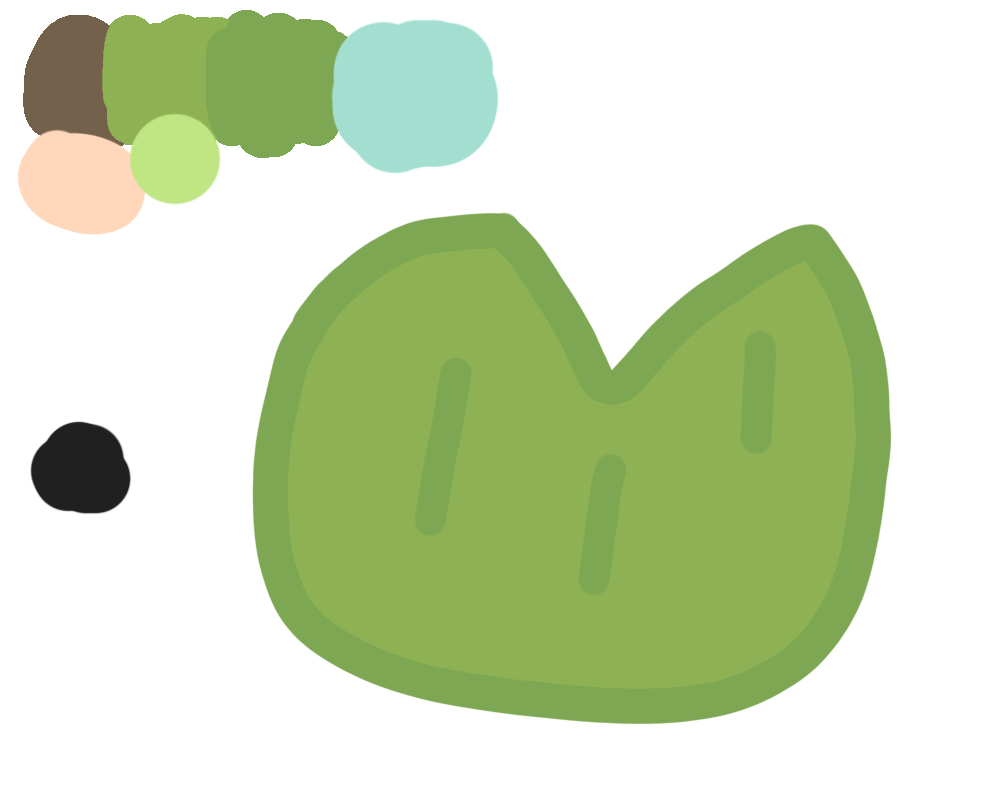
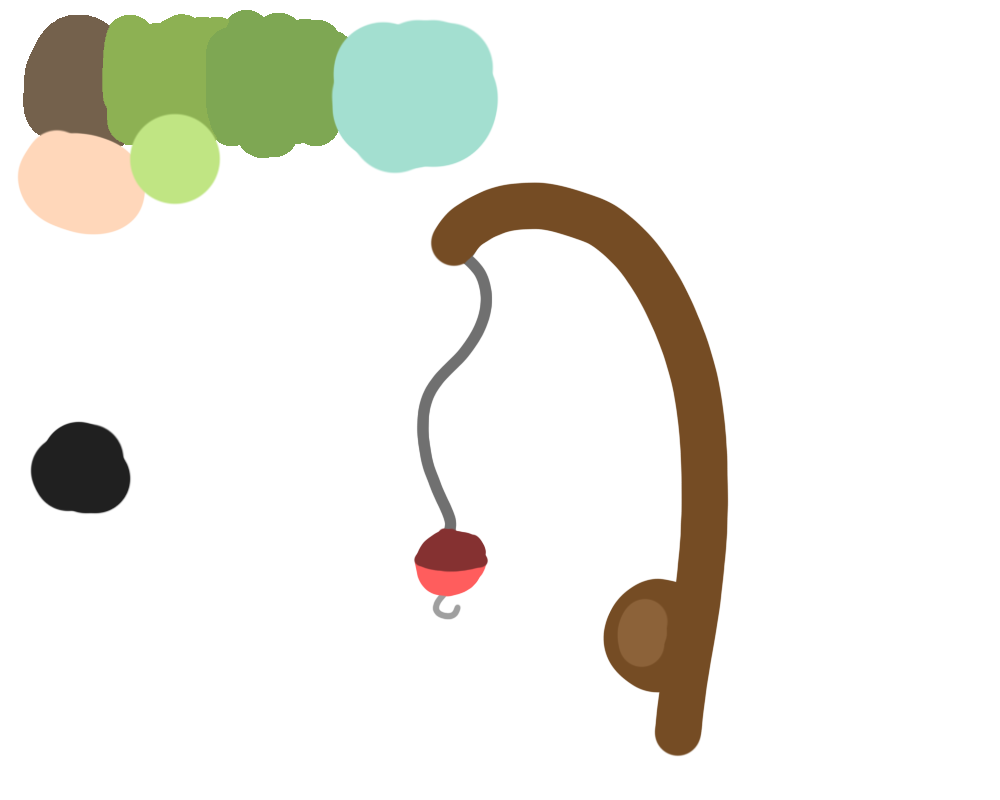
Layers edited between the first and the second w=1000, h=800 image:
added layer "FishingRod" (1st of 2) above "FishingRod" over [413, 182, 729, 757]
added layer "FishingRod" (2nd of 2) above "Group 1" over [413, 182, 729, 757]
added group "Group 1" with 2 layers above "Tree" over [252, 211, 892, 725]
hid "Lily_pad", moved it into group "Group 1" over [252, 211, 892, 725]
